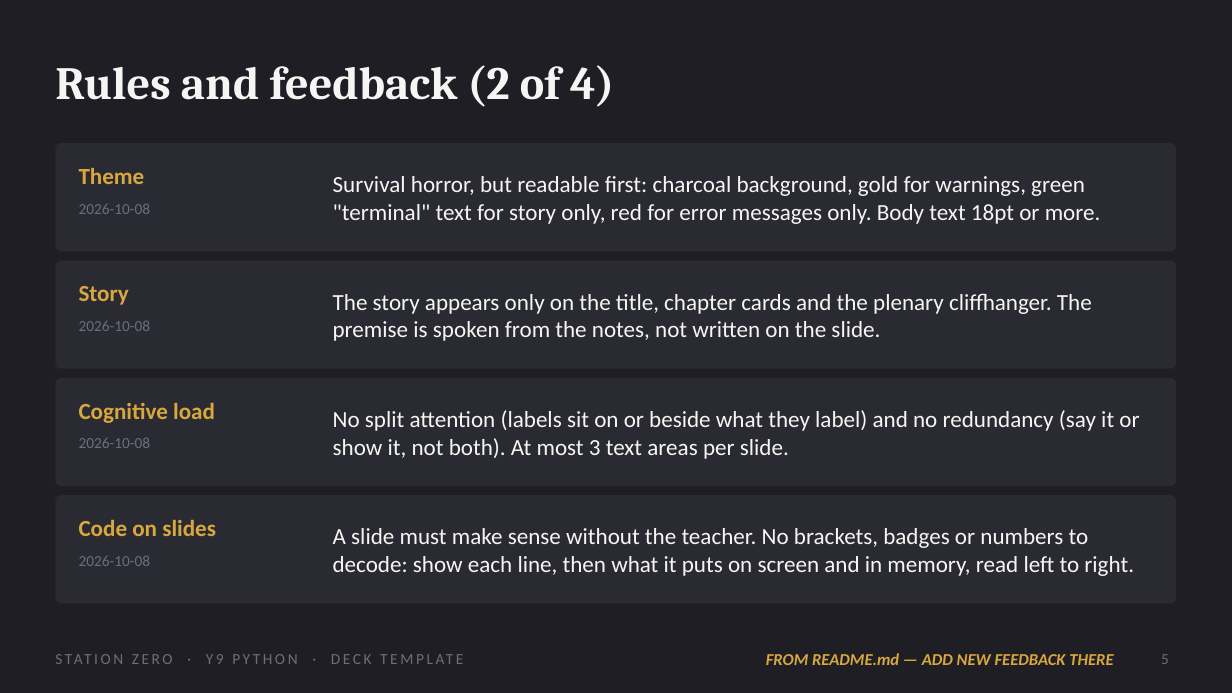
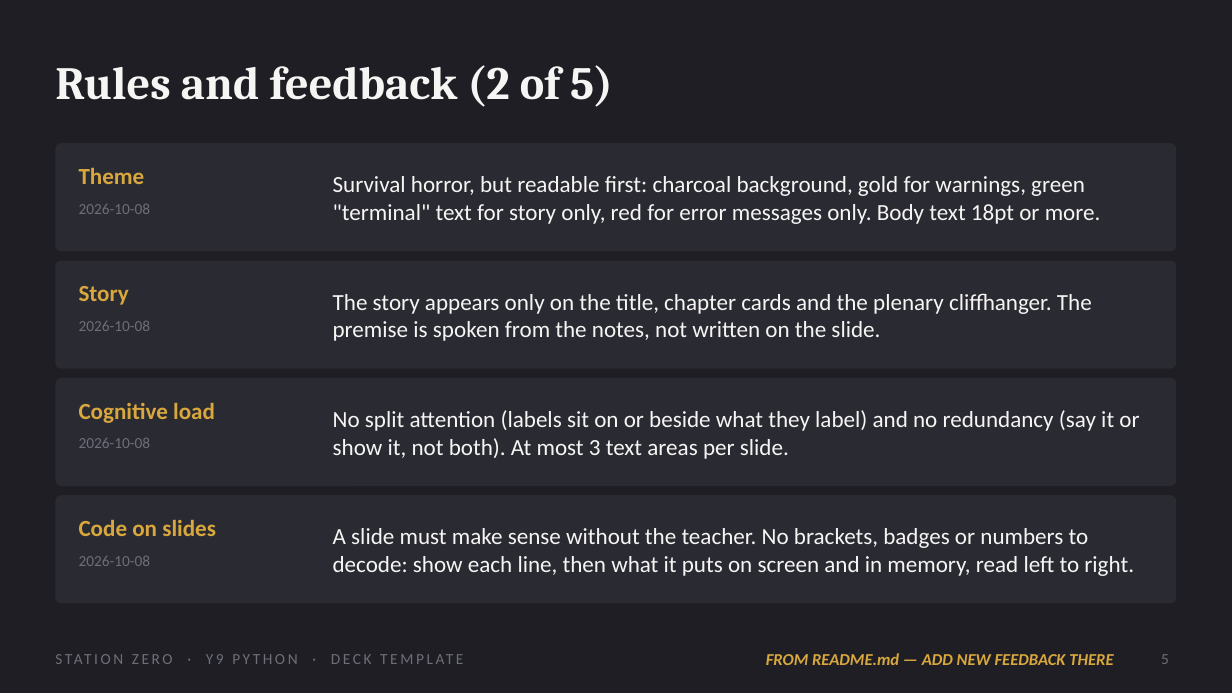
Before and after one commit to OGAComputing/interactive, a slide deck: slide 5 of _presentations/Y9_Python/Y9_Python_Deck_Template.pptx. Drawn at 1232x693 pixels with LibreOffice and Linux fonts; fonts in the diff are those of the drawing. Boxes give left, top, right and bottom in pixels: in the first picture for what was removed or moved away, otherwise in the second. Text is boxed around its words. In the diff, an @@ line names an element or a change of style, - is before the commit and + after.

```diff
--- a/_presentations/Y9_Python/Y9_Python_Deck_Template.pptx
+++ b/_presentations/Y9_Python/Y9_Python_Deck_Template.pptx
@@ title at (55, 65, 613, 107): text changed @@
-Rules and feedback (2 of 4)
+Rules and feedback (2 of 5)
```
Also in this commit, not shown: 4 other slides changed, 1 slide added, 33 other files.
